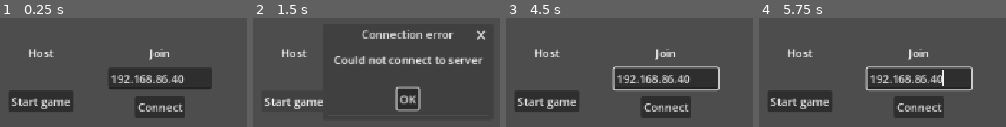
Above: before the commit, frames 1-4 (left to right).
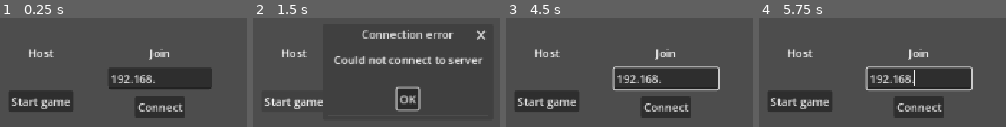
Above: after the commit, the same moments.

Repository: mgiuca/net-char-test
Game: Godot game, scene res://menu.tscn
The game is run twice, just before and just after one commit, with the same random seed, the same clock (stepped at 60 frames per second) and the same inputs.
Inputs:
- Up to frame 1 (0.25 s): no input
- Up to frame 2 (1.5 s): click "Start game" at 0.5 s; click "Start game" at 1.25 s
- Up to frame 3 (4.5 s): click "OK" at 2 s; click "Connect" at 2.75 s; click "OK" at 3.5 s; hold Right (right) from 4.28 s (still down)
- Up to frame 4 (5.75 s): tap Enter at 5 s; release Right (right) at 5.03 s; hold Down (down) from 5.03 s (still down)

The runs differ from the first frame. In frame 1, 0.6% of the frame differs, in the area x 63-75%, y 52-60%; in frame 2, nothing differs; in frame 3, 0.6%; in frame 4, 0.8%, in the area x 62-75%, y 47-63%.

Commit message:
Remove hard-coded IP.

Diff:
--- a/menu.tscn
+++ b/menu.tscn
@@ -65,7 +65,7 @@
 layout_mode = 2
 size_flags_horizontal = 4
 tooltip_text = "The server's IP address."
-text = "192.168.86.40"
+text = "192.168."
 
 [node name="BtnJoin" type="Button" parent="HBoxContainer/VbxJoin" unique_id=1386465923]
 layout_mode = 2
